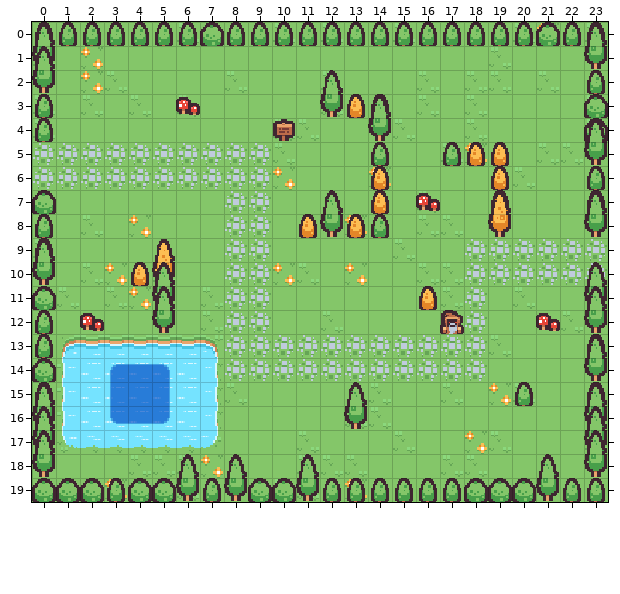
A Tiled map (JSON) gets an edit: assets/maps/patches/meadow.tmj. The first picture shows the starting point.
Cells are 16x16 px. Shown: x 0..23, y 0..19.
The same view after the edit:
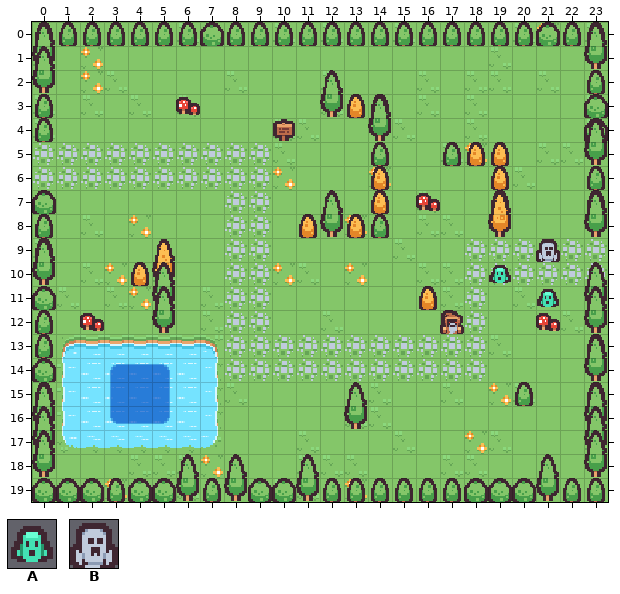
Key: from "tinydungeon": A 108, B 121.
Objects are placed by their top-left corner, in cells (3,4 is the top-left corner of cell 3,4); size is 1x1 cell unless given.
Change:
{"where": "layer \"objects\""}
{"now": "B \"wisp_1\" at 21,9"}
{"now": "A \"slime_1\" at 19,10"}
{"now": "A \"slime_2\" at 21,11"}
{"label":"added","picture_box":[536,239,560,262]}
{"label":"added","picture_box":[489,265,511,283]}
{"label":"added","picture_box":[537,289,559,307]}
